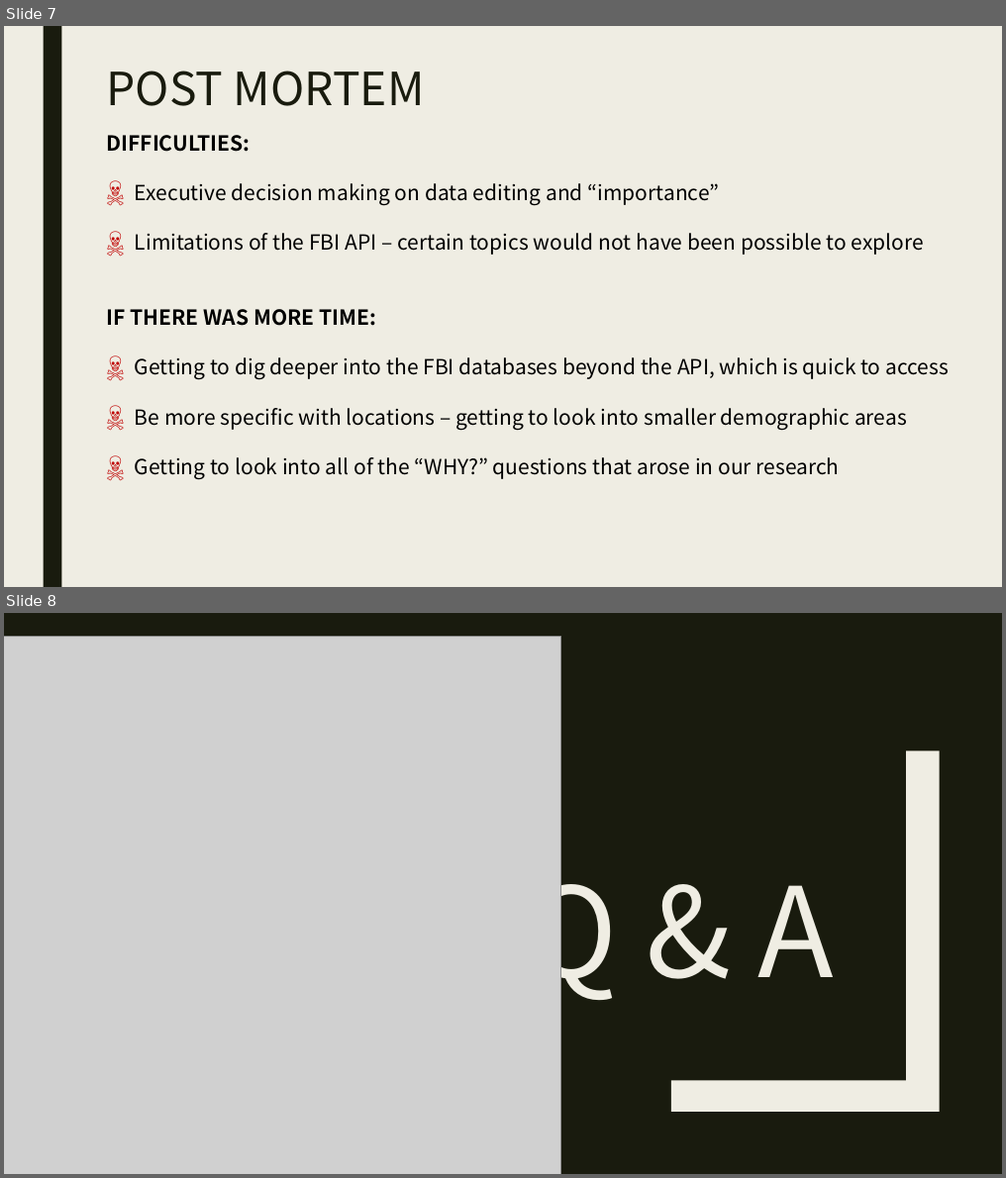
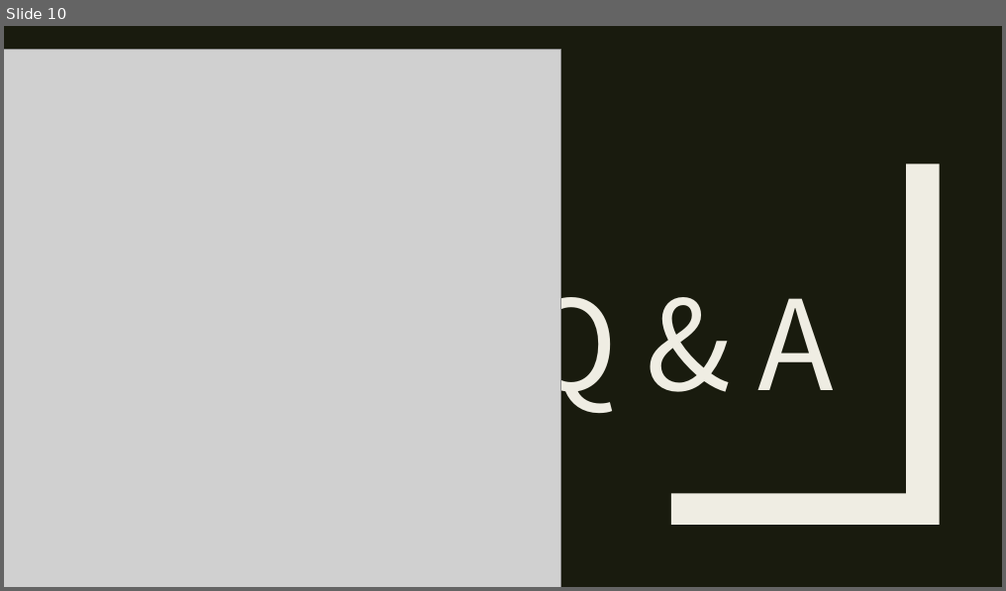
Before and after one commit to karenemcgee/HomicideMachineLearning, a slide deck: Homicide_Machine_Learning.pptx. Shown one above the other, each under a label of ours: slides 7 and 8 before the commit, slide 10 after it. The pictures are 1006x1178 and 1006x591 pixels, drawn with LibreOffice and Linux fonts; fonts in the diff are those of the drawing; grey boxes stand for pictures. Boxes give left, top, right and bottom in pixels: in the first picture for what was removed or moved away, otherwise in the second. Text is boxed around its words. In the diff, an @@ line names an element or a change of style, - is before the commit and + after.

```diff
--- a/Homicide_Machine_Learning.pptx
+++ b/Homicide_Machine_Learning.pptx
@@ slide 7 removed at bbox=[4, 26, 1002, 587], background #EFEDE3 @@
@@ rectangle removed at bbox=[43, 26, 61, 587] @@
@@ title removed at bbox=[107, 71, 425, 106] @@
-POST MORTEM
@@ text removed at bbox=[106, 135, 948, 479] @@
-DIFFICULTIES:
-☠ Executive decision making on data editing and “importance”
-☠ Limitations of the FBI API – certain topics would not have been possible to explore
-IF THERE WAS MORE TIME:
-☠ Getting to dig deeper into the FBI databases beyond the API, which is quick to access
-☠ Be more specific with locations – getting to look into smaller demographic areas
-☠ Getting to look into all of the “WHY?” questions that arose in our research
@@ what was slide 8 is now slide 10 @@
```
Also in this commit, not shown: 2 slides changed, 6 slides added, 3 other slides removed.
